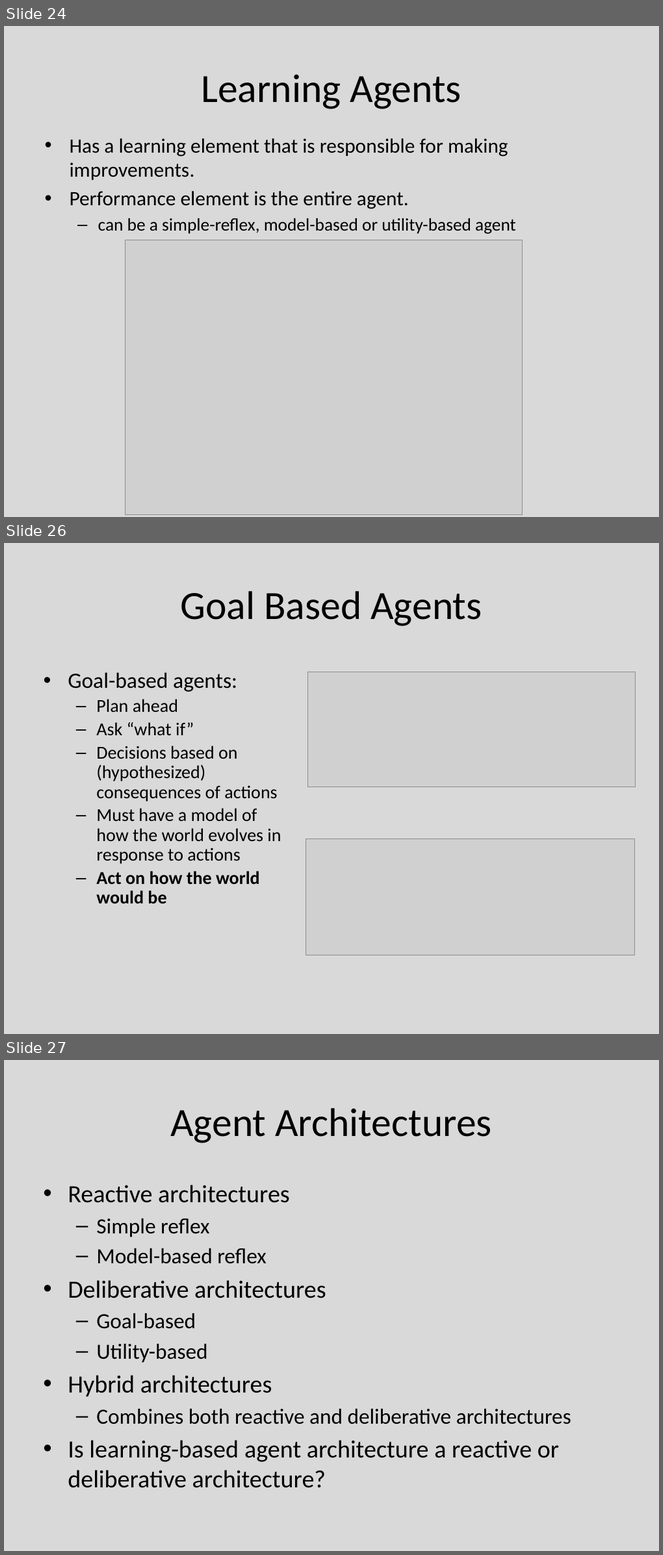
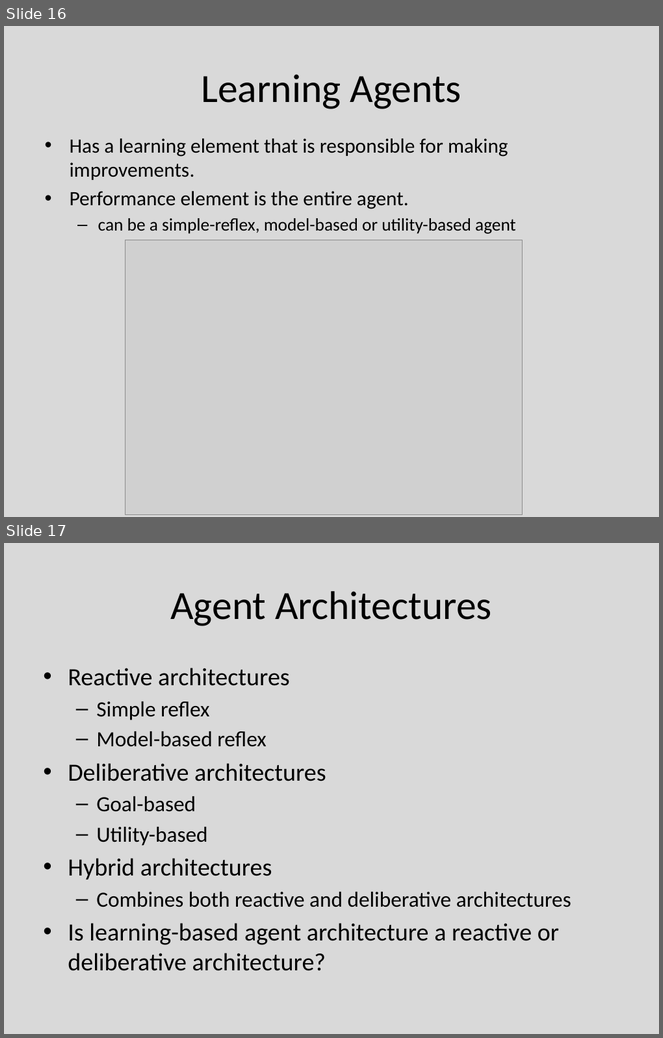
Before and after one commit to Mrtytt/SchoolNotes, a slide deck: 5_Donem_Ders_Notlari/YZ/02_intelligent agents.pptx. Shown one above the other, each under a label of ours: slides 24, 26 and 27 before the commit, slides 16 and 17 after it; the slides between them are not shown. The pictures are 663x1555 and 663x1038 pixels, drawn with LibreOffice and Linux fonts; fonts in the diff are those of the drawing; grey boxes stand for pictures. Boxes give left, top, right and bottom in pixels: in the first picture for what was removed or moved away, otherwise in the second. Text is boxed around its words. In the diff, an @@ line names an element or a change of style, - is before the commit and + after.

```diff
--- a/5_Donem_Ders_Notlari/YZ/02_intelligent agents.pptx
+++ b/5_Donem_Ders_Notlari/YZ/02_intelligent agents.pptx
@@ slide 26 removed at (4,543,659,1034), background #D9D9D9 @@
@@ title removed at (181,591,482,626) @@
-Goal Based Agents
@@ text removed at (68,672,281,904) @@
-• Goal-based agents:
-  – Plan ahead
-  – Ask “what if”
-  – Decisions based on (hypothesized) consequences of actions
-  – Must have a model of how the world evolves in response to actions
-  – Act on how the world would be
@@ picture removed at (308,672,636,787) @@
@@ picture removed at (306,839,635,955) @@
@@ what was slide 24 is now slide 16 @@
@@ what was slide 27 is now slide 17 @@
```
Also in this commit, not shown: 10 other slides removed, 8 other files.
